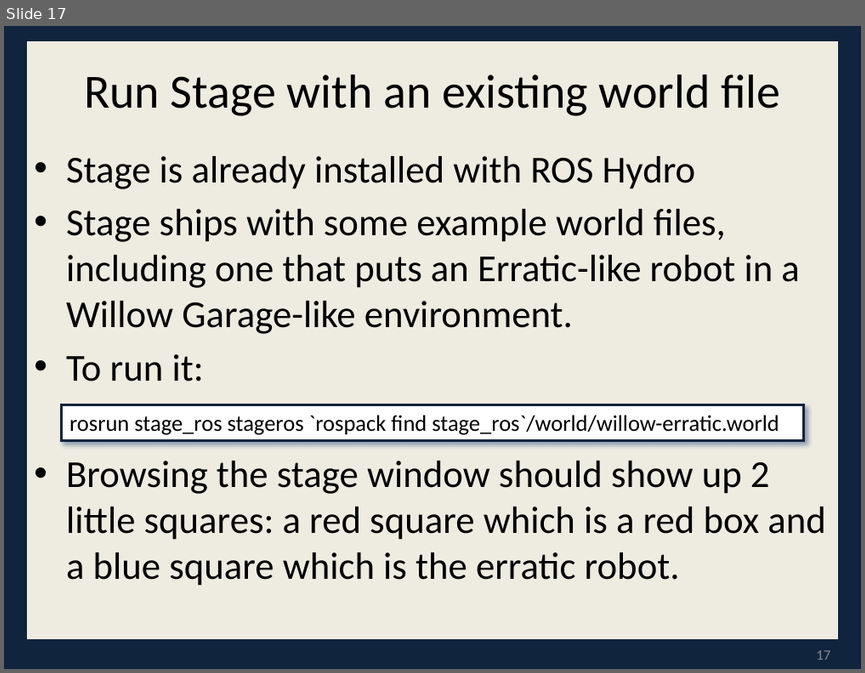
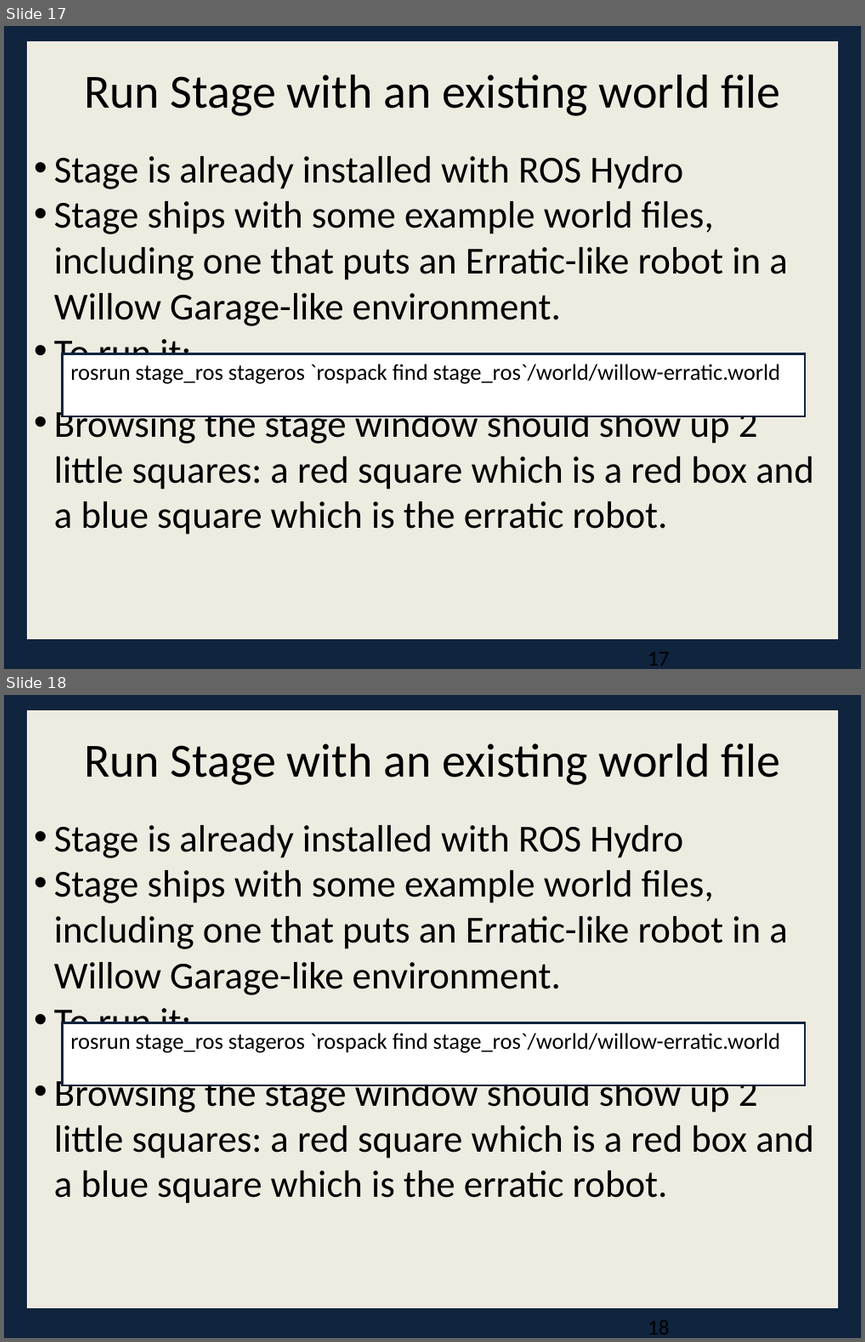
Before and after one commit to faustino-lukolo/Cpts483-Intro-To-Robotics, a slide deck: Resources/Lessons/ROSLesson3.pptx. Shown one above the other, each under a label of ours: slide 17 before the commit, slides 17 and 18 after it. The pictures are 865x673 and 865x1342 pixels, drawn with LibreOffice and Linux fonts; fonts in the diff are those of the drawing. Boxes give left, top, right and bottom in pixels: in the first picture for what was removed or moved away, otherwise in the second. Text is boxed around its words. In the diff, an @@ line names an element or a change of style, - is before the commit and + after.

```diff
--- a/Resources/Lessons/ROSLesson3.pptx
+++ b/Resources/Lessons/ROSLesson3.pptx
@@ slide 18 added at (4,695,861,1338), background #10243E; not listed: 1 template element that a slide beside it also shows @@
@@ text added at (84,743,780,785), 40 pt, text #000000 @@
+Run Stage with an existing world file
@@ text added at (54,825,814,1203), 32 pt, text #000000 @@
+• Stage is already installed with ROS Hydro
+• Stage ships with some example world files, including one that puts an Erratic-like robot in a Willow Garage-like environment.
+• To run it:
+• Browsing the stage window should show up 2 little squares: a red square which is a red box and a blue square which is the erratic robot.
@@ rectangle added at (63,1022,805,1085), fill #FFFFFF, outline #10243E 2.01 pt, 19 pt, text #000000 @@
+rosrun stage_ros stageros `rospack find stage_ros`/world/willow-erratic.world
@@ slide 17 changed as well @@
@@ background #0F243E to #10243E @@
@@ rectangle at (25,40,840,641): outline #0F243E 2 pt to #10243E 2.01 pt @@
@@ text "Stage is already installed with ..." at (54,156,814,534): indent changed; less space between paragraphs @@
@@ rectangle "rosrun stage_ros stageros `rospack find ...": place and size @@
-rectangle "rosrun stage_ros stageros `rospack find ..." at (62,405,804,441)
+rectangle "rosrun stage_ros stageros `rospack find ..." at (63,353,805,416)
@@ rectangle "rosrun stage_ros stageros `rospack find ..." at (63,353,805,416): list level 2 to 1 in "rosrun stage_ros stageros `rospack find ..."; outline #0F243E 2 pt to #10243E 2.01 pt; shadow off @@
@@ page number removed at (816,650,830,659) @@
-17
```
Also in this commit, not shown: 43 other slides changed, 2 other slides added, 11 other files.
